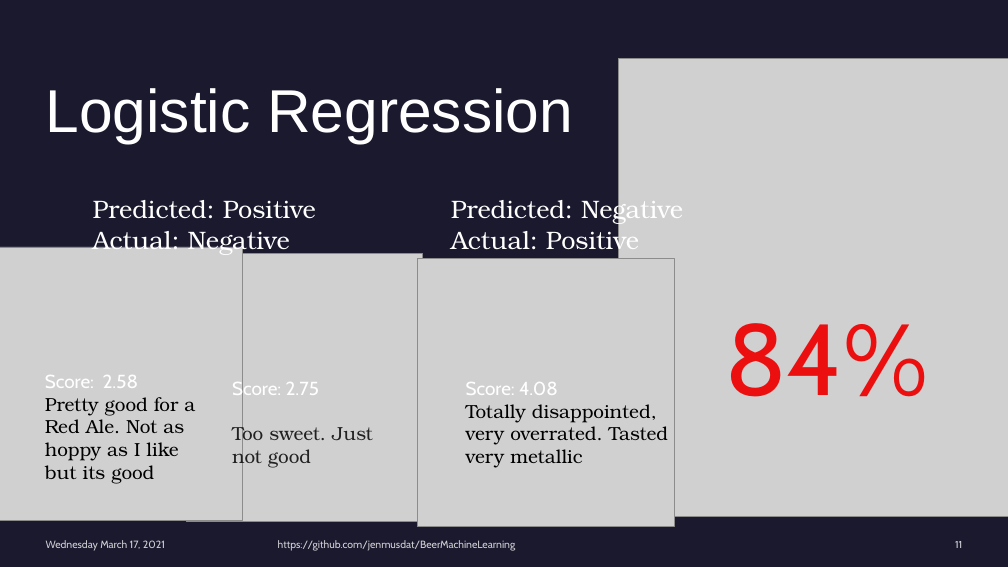
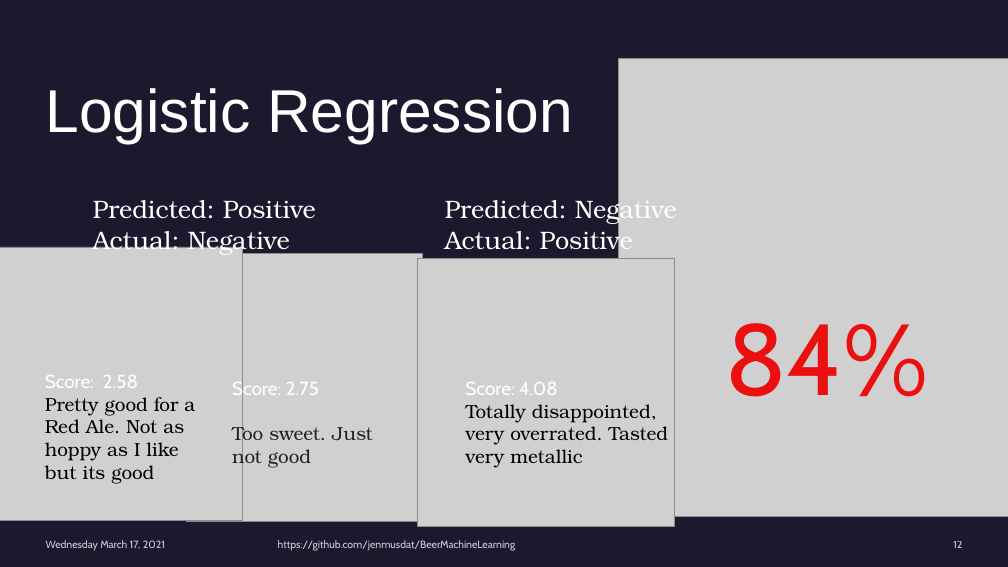
Before and after one commit to jenmusdat/BeerMachineLearning, a slide deck: slide 12 of Beer_Present_Final.pptx (slide 11 before the commit). Drawn at 1008x567 pixels with LibreOffice and Linux fonts; fonts in the diff are those of the drawing; grey boxes stand for pictures. Boxes give left, top, right and bottom in pixels: in the first picture for what was removed or moved away, otherwise in the second. Text is boxed around its words. In the diff, an @@ line names an element or a change of style, - is before the commit and + after.

Commit message:
PPT

```diff
--- a/Beer_Present_Final.pptx
+++ b/Beer_Present_Final.pptx
@@ text "Predicted: Negative": place and size @@
-text "Predicted: Negative" at box(451, 195, 683, 255)
+text "Predicted: Negative" at box(445, 195, 677, 255)
@@ page number at box(953, 541, 962, 548): text changed @@
-11
+12
```
Also in this commit, not shown: 1 slide added.
